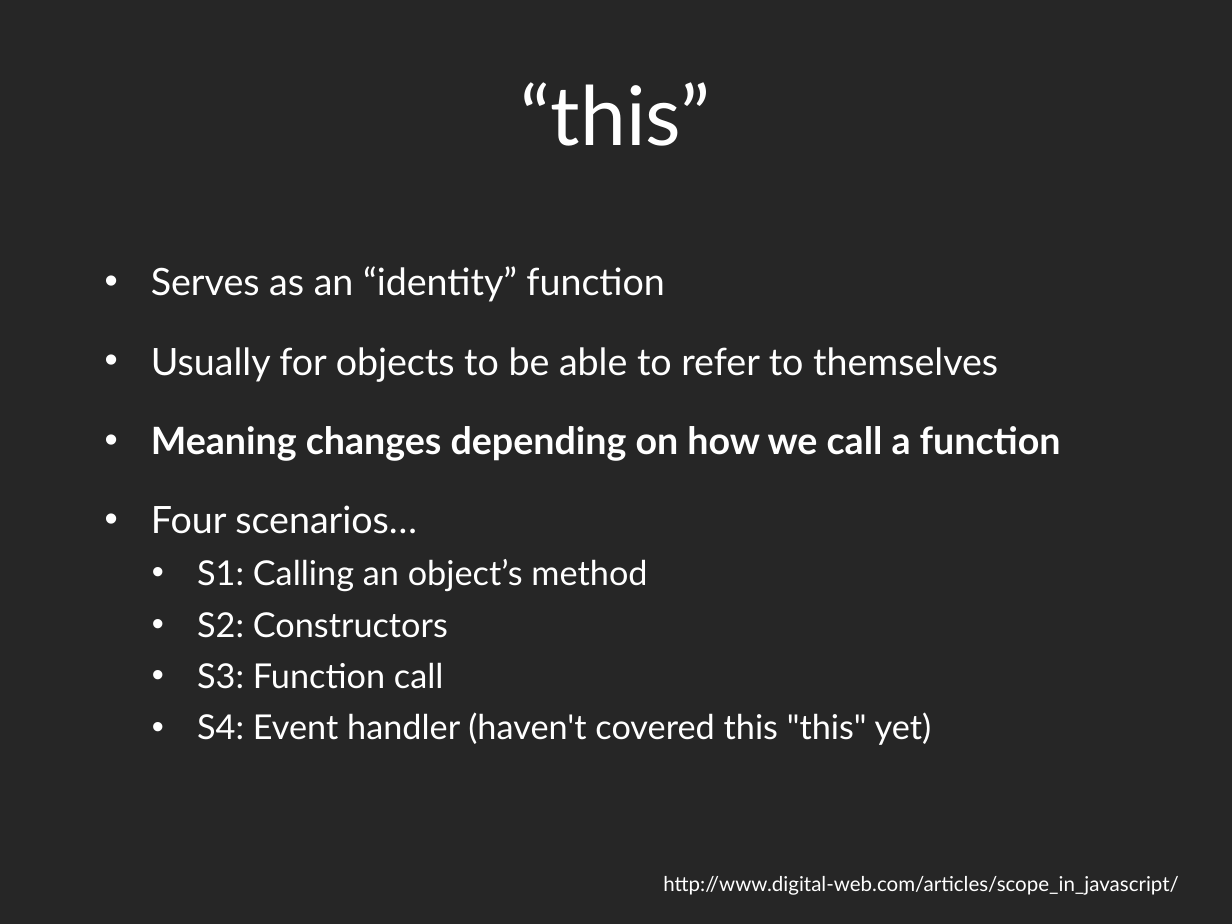
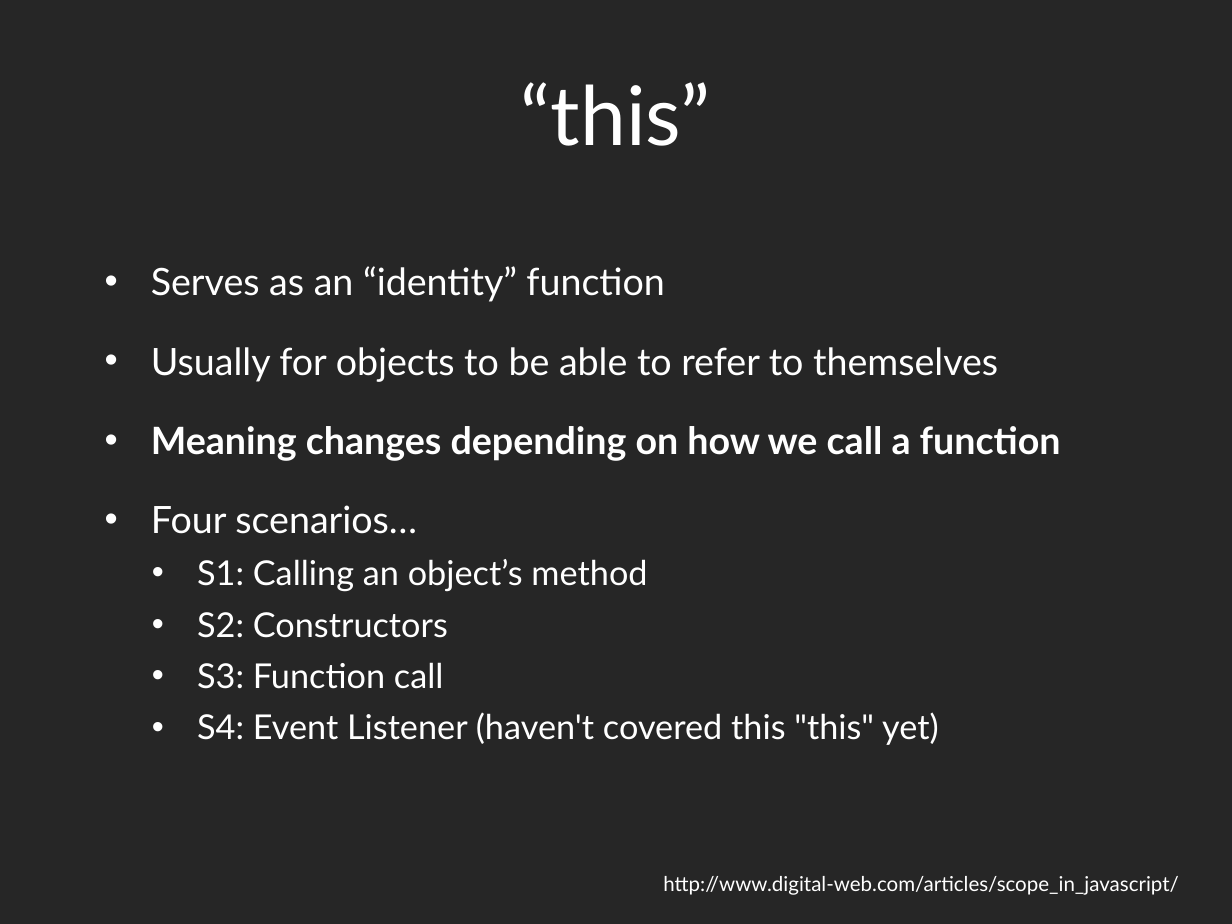
Before and after one commit to dantasse/ssuiweb2014, a slide deck: slide 5 of week06/week06.pptx. Drawn at 1232x924 pixels with LibreOffice and Linux fonts; fonts in the diff are those of the drawing. Boxes give left, top, right and bottom in pixels: in the first picture for what was removed or moved away, otherwise in the second. Text is boxed around its words. In the diff, an @@ line names an element or a change of style, - is before the commit and + after.

Commit message:
switch event handler to event listener

```diff
--- a/week06/week06.pptx
+++ b/week06/week06.pptx
@@ text at (197, 712, 939, 745): text changed @@
-  • S4: Event handler (haven't covered this "this" yet)
+  • S4: Event Listener (haven't covered this "this" yet)
```
Also in this commit, not shown: 3 other slides changed.
